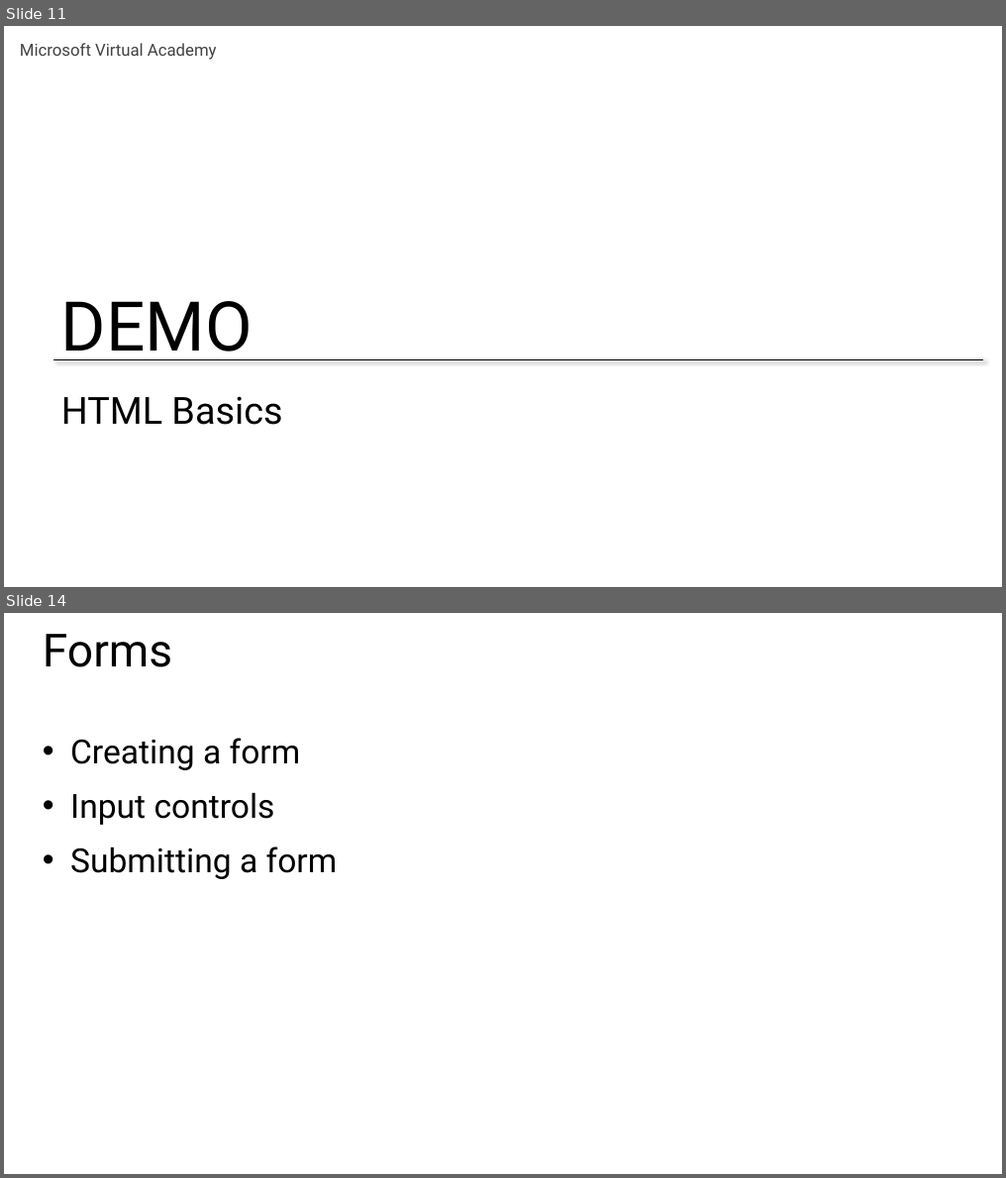
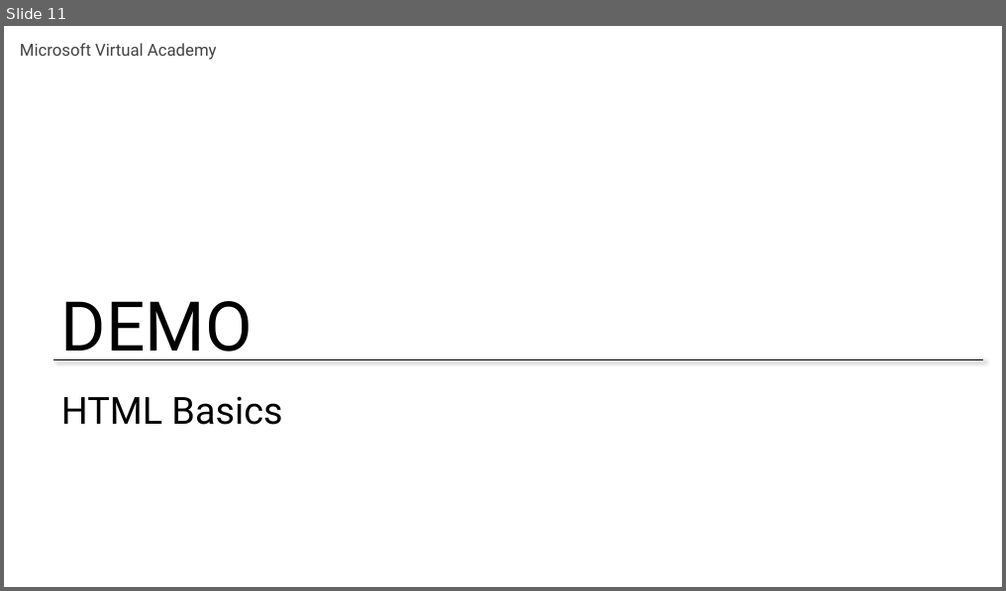
Before and after one commit to GeekTrainer/Flask, a slide deck: Slides/Module 3 - Creating an interface.pptx. Shown one above the other, each under a label of ours: slides 11 and 14 before the commit, slide 11 after it; the slides between them are not shown. The pictures are 1006x1178 and 1006x591 pixels, drawn with LibreOffice and Linux fonts; fonts in the diff are those of the drawing. Boxes give left, top, right and bottom in pixels: in the first picture for what was removed or moved away, otherwise in the second. Text is boxed around its words. In the diff, an @@ line names an element or a change of style, - is before the commit and + after.

```diff
--- a/Slides/Module 3 - Creating an interface.pptx
+++ b/Slides/Module 3 - Creating an interface.pptx
@@ slide 14 removed at (4, 613, 1002, 1174), background #FFFFFF @@
@@ title removed at (43, 634, 172, 667) @@
-Forms
@@ text removed at (70, 738, 338, 879) @@
-• Creating a form
-• Input controls
-• Submitting a form
```
Also in this commit, not shown: 1 slide changed, 19 other slides removed.
